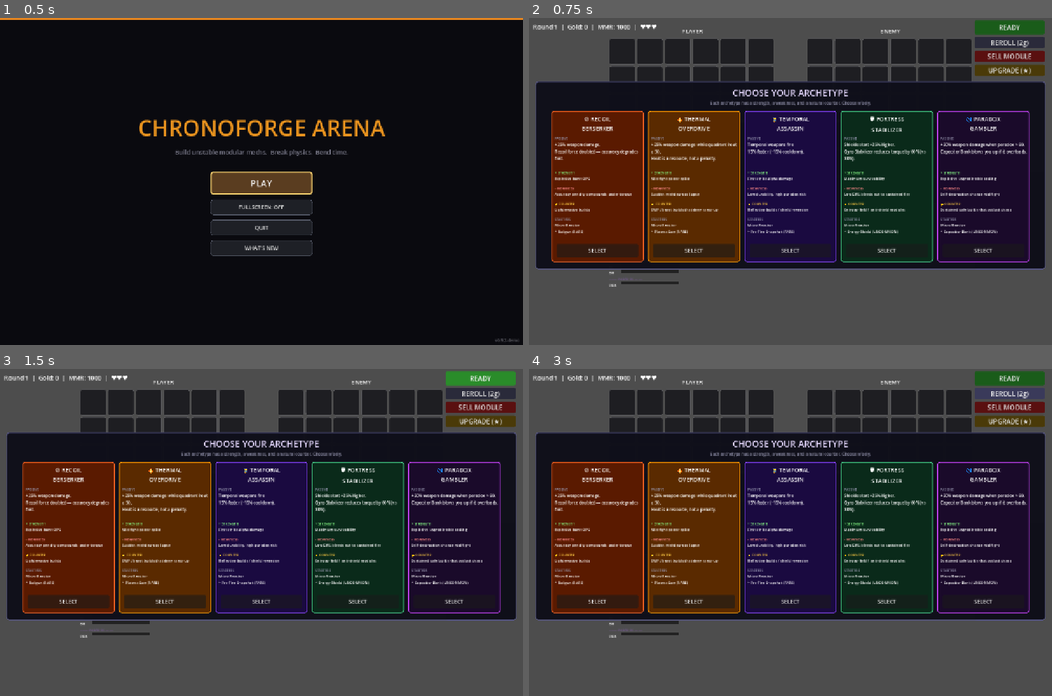
Above: before the commit, frames 1-4 (two rows, left to right).
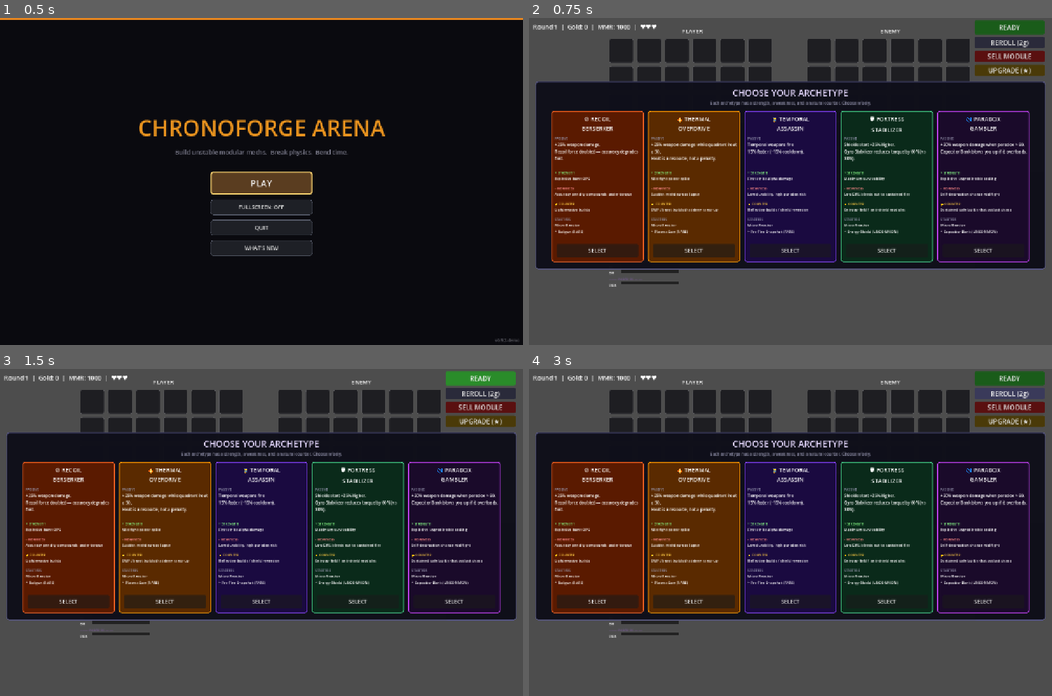
Above: after the commit, the same moments.

Repository: bbayram-l/ChroneForge-Arena
Game: Godot game, scene res://scenes/MainMenu.tscn
The game is run twice, just before and just after one commit, with the same random seed, the same clock (stepped at 60 frames per second) and the same inputs.
Inputs:
- Up to frame 1 (0.5 s): no input
- Up to frame 2 (0.75 s): click "PLAY" at 0.5 s
- Up to frame 3 (1.5 s): click "READY" at 1.25 s
- Up to frame 4 (3 s): click "READY" at 2 s; click "REROLL (2g)" at 2.75 s

Frame 1 is identical in both runs. In frame 2, 0.6% of the frame differs, in the area x 15-85%, y 6-20%; in frame 3, 0.6%; in frame 4, 0.6%.

Commit message:
Verify module cables and grid shape

Diff:
--- /dev/null
+++ b/missions/tmp_grid_click_sanity.json
@@ -0,0 +1,19 @@
+[
+  {
+    "id": "codex_grid_click_sanity",
+    "name": "Codex: Grid Click Sanity",
+    "goal": "Ensure grid interactions still work after cable draw-order update",
+    "estimated_time_sec": 10,
+    "tier_required": 2,
+    "steps": [
+      {"action": "call_method", "node": "MainMenu", "method": "_on_play", "args": []},
+      {"action": "wait", "ms": 900},
+      {"action": "call_method", "node": "Main", "method": "_on_archetype_selected", "args": ["FORTRESS_STABILIZER"]},
+      {"action": "wait", "ms": 400},
+      {"action": "grid_click", "grid": "player", "x": 2, "y": 2},
+      {"action": "grid_click", "grid": "player", "x": 3, "y": 2},
+      {"action": "check_errors", "label": "grid_click_errors"},
+      {"action": "runtime_info"}
+    ]
+  }
+]
--- a/scripts/ui/MechGridView.gd
+++ b/scripts/ui/MechGridView.gd
@@ -9,8 +9,9 @@
 signal cell_hovered(pos: Vector2i)
 signal cell_unhovered
 
-const CELL_SIZE: int = 64
-const CELL_GAP:  int = 4
+const CELL_SIZE: int = 60
+const CELL_GAP:  int = 8
+const MODULE_ART_PATH_FMT: String = "res://assets/modules/%s.png"
 
 const CATEGORY_COLORS: Dictionary = {
 	Module.Category.STRUCTURAL: Color("6b5a3e"),
@@ -59,6 +60,7 @@
 var _cable_leaf_tips: PackedVector2Array = PackedVector2Array()
 var _struct_lines: Array     = []           # [{a,b,c,w}]
 var _struct_rivets: Array    = []           # [{p,r}]
+var _module_texture_cache: Dictionary = {}  # module_id -> Texture2D|null
 
 # ── Lifecycle ───────────────────────────────────────────────────────────────
 
@@ -106,14 +108,50 @@
 			var panel := Panel.new()
 			panel.position = Vector2(float(x * step), float(y * step))
 			panel.size     = Vector2(float(CELL_SIZE), float(CELL_SIZE))
+			panel.clip_contents = true
 			_apply_style(panel, EMPTY_COLOR)
 
+			var art := TextureRect.new()
+			art.name = "Art"
+			art.set_anchors_and_offsets_preset(Control.PRESET_FULL_RECT)
+			art.offset_left = 1.0
+			art.offset_top = 1.0
+			art.offset_right = -1.0
+			art.offset_bottom = -1.0
+			art.expand_mode = TextureRect.EXPAND_IGNORE_SIZE
+			art.stretch_mode = TextureRect.STRETCH_KEEP_ASPECT_COVERED
+			art.mouse_filter = MOUSE_FILTER_IGNORE
+			panel.add_child(art)
+
+			var info_bg := ColorRect.new()
+			info_bg.name = "InfoBg"
+			info_bg.anchor_left = 0.0
+			info_bg.anchor_top = 1.0
+			info_bg.anchor_right = 1.0
+			info_bg.anchor_bottom = 1.0
+			info_bg.offset_left = 1.0
+			info_bg.offset_top = -18.0
+			info_bg.offset_right = -1.0
+			info_bg.offset_bottom = -1.0
+			info_bg.color = Color(0.04, 0.05, 0.06, 0.72)
+			info_bg.mouse_filter = MOUSE_FILTER_IGNORE
+			panel.add_child(info_bg)
+
 			var label := Label.new()
+			label.name = "InfoLabel"
 			label.set_anchors_and_offsets_preset(Control.PRESET_FULL_RECT)
 			label.horizontal_alignment = HORIZONTAL_ALIGNMENT_CENTER
-			label.vertical_alignment   = VERTICAL_ALIGNMENT_CENTER
+			label.vertical_alignment   = VERTICAL_ALIGNMENT_BOTTOM
+			label.offset_left          = 2.0
+			label.offset_top           = 2.0
+			label.offset_right         = -2.0
+			label.offset_bottom        = -2.0
 			label.autowrap_mode        = TextServer.AUTOWRAP_WORD_SMART
-			label.add_theme_font_size_override("font_size", 10)
+			label.add_theme_font_size_override("font_size", 8)
+			label.add_theme_color_override("font_color", Color(0.95, 0.96, 0.98))
+			label.add_theme_color_override("font_outline_color", Color(0.02, 0.02, 0.02, 0.95))
+			label.add_theme_constant_override("outline_size", 2)
+			label.mouse_filter = MOUSE_FILTER_IGNORE
 			panel.add_child(label)
 
 			var pos := Vector2i(x, y)
@@ -275,7 +313,7 @@
 		var speed: float = float(seg["speed"])
 		var is_leaf_tip: bool = bool(seg["leaf_tip"])
 		var pulse: float = 0.5 + 0.5 * sin((_anim_time * speed * TAU) + phase)
-		var w_shell: float = 4.4 * th
+		var w_shell: float = 5.2 * th
 		var w_hilite: float = 1.0 * th
 		var shadow_pts := _offset_polyline(pts, Vector2(1.4, 1.4))
 		draw_polyline(shadow_pts, Color(0, 0, 0, 0.26), w_shell + 2.0, true)
@@ -294,13 +332,22 @@
 		draw_circle(pulse_pos, pulse_r, pulse_col)
 		draw_circle(pulse_pos, pulse_r * 0.46, Color(0.96, 1.0, 1.0, 0.45))
 
+		# Edge sockets at both ends keep cable readability high in tight builds.
+		var start_p: Vector2 = pts[0]
+		var end_p: Vector2 = pts[pts.size() - 1]
+		var sock_r: float = 1.15 + th * 1.25
+		draw_circle(start_p, sock_r + 0.45, Color(0.06, 0.08, 0.10, 0.90))
+		draw_circle(end_p, sock_r + 0.45, Color(0.06, 0.08, 0.10, 0.90))
+		draw_circle(start_p, sock_r, Color(0.76, 0.88, 0.98, 0.48))
+		draw_circle(end_p, sock_r, Color(0.76, 0.88, 0.98, 0.48))
+
 	for node_pos: Vector2 in _cable_nodes_px:
 		draw_circle(node_pos, 2.4, Color(0.13, 0.16, 0.20, 0.96))
 		draw_circle(node_pos, 1.1, Color(0.76, 0.86, 0.94, 0.60))
 
 	var leaf_glow: float = 0.5 + 0.5 * sin(_anim_time * 4.5)
 	for tip_pos: Vector2 in _cable_leaf_tips:
-		draw_circle(tip_pos, 1.35, Color(0.72, 0.88, 1.0, 0.18 + 0.20 * leaf_glow))
+		draw_circle(tip_pos, 1.8, Color(0.72, 0.88, 1.0, 0.18 + 0.20 * leaf_glow))
 
 ## Rebuild all geometry used by overlay rendering.
 ## Heavy work happens only when grid contents change; draw loop reuses this cache.
@@ -370,6 +417,16 @@
 	var depths: Array = info["depths"]
 	var child_counts: Array = info["child_counts"]
 	var max_depth: int = int(info["max_depth"])
+	var degrees: Array = []
+	degrees.resize(nodes.size())
+	for i in range(nodes.size()):
+		degrees[i] = 0
+	for edge_v in tree_edges:
+		var edge: Dictionary = edge_v
+		var p_i: int = int(edge["parent"])
+		var c_i: int = int(edge["child"])
+		degrees[p_i] = int(degrees[p_i]) + 1
+		degrees[c_i] = int(degrees[c_i]) + 1
 
 	for edge_v in tree_edges:
 		var edge: Dictionary = edge_v
@@ -390,7 +447,8 @@
 		_append_branch_segment(start, end, thickness, seed, false)
 
 	if tree_edges.is_empty():
-		_append_leaf_segments(root_idx, -1, nodes, depths, max_depth)
+		var root_room: int = maxi(0, 2 - int(degrees[root_idx]))
+		_append_leaf_segments(root_idx, -1, nodes, depths, max_depth, root_room)
 		return
 
 	for i in range(nodes.size()):
@@ -404,7 +462,8 @@
 			if int(edge["child"]) == i:
 				parent_idx = int(edge["parent"])
 				break
-		_append_leaf_segments(i, parent_idx, nodes, depths, max_depth)
+		var room: int = maxi(0, 2 - int(degrees[i]))
+		_append_leaf_segments(i, parent_idx, nodes, depths, max_depth, room)
 
 func _collect_module_nodes() -> Array:
 	var grouped: Dictionary = {}
@@ -434,9 +493,17 @@
 		if count <= 0:
 			continue
 		var sum: Vector2 = entry["sum"]
+		var center: Vector2 = sum / float(count)
+		# Small deterministic offset prevents mirrored perfect symmetry.
+		var cx_i: int = int(round(center.x))
+		var cy_i: int = int(round(center.y))
+		var nudge := Vector2(
+			(_rand01(module_id ^ cx_i, 701) * 2.0 - 1.0) * 2.3,
+			(_rand01(module_id ^ cy_i, 709) * 2.0 - 1.0) * 2.3
+		)
 		nodes.append({
 			"id": module_id,
-			"center": sum / float(count),
+			"center": center + nudge,
 		})
 	return nodes
 
@@ -462,38 +529,63 @@
 	if nodes.size() <= 1:
 		return edges
 
-	var connected: Array = [root_idx]
+	# Degree-capped path growth:
+	# always extend from one of two current chain endpoints.
+	# This guarantees every node has <= 2 cable connections.
+	var left_end: int = root_idx
+	var right_end: int = root_idx
+	var degrees: Array = []
+	degrees.resize(nodes.size())
+	for i in range(nodes.size()):
+		degrees[i] = 0
 	var remaining: Dictionary = {}
 	for i in range(nodes.size()):
 		if i != root_idx:
 			remaining[i] = true
 
 	while not remaining.is_empty():
+		var best_side: int = -1 # 0 = left, 1 = right
 		var best_parent: int = -1
 		var best_child: int = -1
 		var best_score: float = 1e20
 
-		for p_v in connected:
-			var p: int = int(p_v)
+		var rem_keys: Array = remaining.keys()
+		rem_keys.sort()
+		for side in [0, 1]:
+			var p: int = left_end if side == 0 else right_end
+			if int(degrees[p]) >= 2:
+				continue
 			var p_node: Dictionary = nodes[p]
 			var p_center: Vector2 = p_node["center"]
-			var rem_keys: Array = remaining.keys()
-			rem_keys.sort()
 			for c_v in rem_keys:
 				var c: int = int(c_v)
 				var c_node: Dictionary = nodes[c]
 				var c_center: Vector2 = c_node["center"]
 				var axis_pen: float = 0.08 * float(min(abs(p_center.x - c_center.x), abs(p_center.y - c_center.y)))
-				var score: float = p_center.distance_to(c_center) + axis_pen
+				var asym_seed: int = _hash_int(
+					(p + 1) * 92821
+					^ (c + 1) * 68917
+					^ int(p_center.x) * 19349663
+					^ int(c_center.y) * 83492791
+					^ side * 97531
+				)
+				var asym_noise: float = (_rand01(asym_seed, 73) - 0.5) * 7.0
+				var score: float = p_center.distance_to(c_center) + axis_pen + asym_noise
 				if score < best_score:
 					best_score = score
+					best_side = side
 					best_parent = p
 					best_child = c
 
 		if best_child < 0:
 			break
 		edges.append({"parent": best_parent, "child": best_child})
-		connected.append(best_child)
+		degrees[best_parent] = int(degrees[best_parent]) + 1
+		degrees[best_child] = int(degrees[best_child]) + 1
+		if best_side == 0:
+			left_end = best_child
+		else:
+			right_end = best_child
 		remaining.erase(best_child)
 
 	return edges
@@ -535,8 +627,10 @@
 	var perp := Vector2(-dir.y, dir.x)
 	var node_id: int = int(node["id"])
 	var salt: int = (17 if from_parent else 29) + parent_idx * 97 + child_idx * 151 + node_id
-	var jitter: float = (_rand01(node_id, salt) * 2.0 - 1.0) * 4.5
-	return center + dir * (float(CELL_SIZE) * 0.34) + perp * jitter
+	var jitter: float = (_rand01(node_id, salt) * 2.0 - 1.0) * (float(CELL_SIZE) * 0.085)
+	# Push anchors slightly into the inter-cell gap so cables remain visible.
+	var out_to_gap: float = float(CELL_SIZE) * 0.5 + float(CELL_GAP) * 0.28
+	return center + dir * out_to_gap + perp * jitter
 
 func _append_branch_segment(start: Vector2, end: Vector2, thickness: float, seed: int, leaf_tip: bool) -> void:
 	var delta := end - start
@@ -545,13 +639,20 @@
 		return
 	var dir := delta / len
 	var perp := Vector2(-dir.y, dir.x)
-	var side: float = -1.0 if _rand01(seed, 11) < 0.5 else 1.0
-	var bend: float = lerpf(3.2, 9.0, _rand01(seed, 13)) * side
+	var spatial_seed: int = _hash_int(
+		seed
+		^ int(start.x * 37.0) * 73856093
+		^ int(start.y * 41.0) * 19349663
+		^ int(end.x * 43.0) * 83492791
+		^ int(end.y * 47.0) * 265443576
+	)
+	var side: float = -1.0 if _rand01(spatial_seed, 11) < 0.5 else 1.0
+	var bend: float = lerpf(4.4, 12.8, _rand01(spatial_seed, 13)) * side
 	if len > float(CELL_SIZE + CELL_GAP):
 		bend *= 1.25
 	var mid := (start + end) * 0.5 + perp * bend
-	var lead_t: float = 0.38 + _rand01(seed, 17) * 0.12
-	var tail_t: float = 0.50 + _rand01(seed, 19) * 0.12
+	var lead_t: float = 0.36 + _rand01(spatial_seed, 17) * 0.15
+	var tail_t: float = 0.48 + _rand01(spatial_seed, 19) * 0.15
 	var pts := PackedVector2Array([
 		start,
 		start.lerp(mid, lead_t),
@@ -562,14 +663,16 @@
 	_cable_segments.append({
 		"pts": pts,
 		"thickness": thickness,
-		"phase": _rand01(seed, 23) * TAU,
-		"speed": lerpf(0.20, 0.46, _rand01(seed, 29)),
+		"phase": _rand01(spatial_seed, 23) * TAU,
+		"speed": lerpf(0.20, 0.46, _rand01(spatial_seed, 29)),
 		"leaf_tip": leaf_tip,
 	})
 	if leaf_tip:
 		_cable_leaf_tips.append(end)
 
-func _append_leaf_segments(node_idx: int, parent_idx: int, nodes: Array, depths: Array, max_depth: int) -> void:
+func _append_leaf_segments(node_idx: int, parent_idx: int, nodes: Array, depths: Array, max_depth: int, max_extra_connections: int) -> void:
+	if max_extra_connections <= 0:
+		return
 	var node: Dictionary = nodes[node_idx]
 	var center: Vector2 = node["center"]
 	var outward := Vector2.RIGHT
@@ -585,6 +688,9 @@
 	var node_id: int = int(node["id"])
 	var base_seed: int = _hash_int(node_id ^ (node_idx + 3) * 809 ^ (parent_idx + 11) * 1237)
 	var leaf_count: int = 1 + int(_rand01(base_seed, 31) > 0.64)
+	leaf_count = mini(leaf_count, max_extra_connections)
+	if leaf_count <= 0:
+		return
 
 	for i in range(leaf_count):
 		var seed: int = _hash_int(base_seed ^ (i + 1) * 2971)
@@ -674,7 +780,9 @@
 		return
 	var cell:  GridCell = _current_grid.get_cell(pos)
 	var panel: Panel    = _panels[pos.y][pos.x]
-	var label: Label    = panel.get_child(0)
+	var art: TextureRect = panel.get_node("Art") as TextureRect
+	var info_bg: ColorRect = panel.get_node("InfoBg") as ColorRect
+	var label: Label = panel.get_node("InfoLabel") as Label
 
 	var base: Color = EMPTY_COLOR if cell.is_empty() else CATEGORY_COLORS.get(cell.module.category, EMPTY_COLOR)
 	if not cell.is_empty() and cell.module.disabled:
@@ -710,10 +818,32 @@
 
 	_apply_style(panel, final_color, overlay_border, overlay_border_w)
 	if cell.is_empty():
+		if art != null:
+			art.texture = null
+			art.visible = false
+		if info_bg != null:
+			info_bg.visible = false
 		label.text = ""
 	else:
+		if art != null:
+			var tex: Texture2D = _get_module_texture(cell.module.id)
+			art.texture = tex
+			art.visible = tex != null
+			art.modulate = Color(1.0, 1.0, 1.0, 0.40 if cell.module.disabled else 0.96)
 		var stars := "★".repeat(cell.module.star_level - 1)
 		label.text = cell.module.display_name + ("\n" + stars if stars else "")
+		if info_bg != null:
+			info_bg.visible = true
+
+func _get_module_texture(module_id: String) -> Texture2D:
+	if _module_texture_cache.has(module_id):
+		return _module_texture_cache[module_id] as Texture2D
+	var path: String = MODULE_ART_PATH_FMT % module_id
+	var tex: Texture2D = null
+	if ResourceLoader.exists(path):
+		tex = load(path) as Texture2D
+	_module_texture_cache[module_id] = tex
+	return tex
 
 func _apply_style(panel: Panel, color: Color, border: Color = Color.TRANSPARENT, border_w: int = 1) -> void:
 	var style := StyleBoxFlat.new()
--- a/scripts/ui/ShopPanel.gd
+++ b/scripts/ui/ShopPanel.gd
@@ -12,6 +12,7 @@
 const GAP:             int   = 8
 const IMAGE_H:         int   = 56
 const DRAG_THRESHOLD:  float = 8.0
+const MODULE_ART_PATH_FMT: String = "res://assets/modules/%s.png"
 
 const RARITY_COLORS: Dictionary = {
 	Module.Rarity.COMMON:    Color("282828"),
@@ -27,6 +28,7 @@
 var _player_grid:   MechGrid          = null
 var _cost_labels:   Dictionary        = {}   # Module → Label
 var _hover_mod:     Module            = null
+var _module_texture_cache: Dictionary = {}   # module_id -> Texture2D|null
 
 # Drag / click state
 var _pressed_mod:      Module  = null
@@ -130,12 +132,12 @@
 	img_bg.clip_contents = true
 	card.add_child(img_bg)
 
-	var img_path := "res://assets/modules/%s.png" % mod.id
-	if ResourceLoader.exists(img_path):
+	var tex: Texture2D = _get_module_texture(mod.id)
+	if tex != null:
 		var img := TextureRect.new()
 		# Fill the img_bg completely — no manual coordinate math needed.
 		img.set_anchors_and_offsets_preset(Control.PRESET_FULL_RECT)
-		img.texture      = load(img_path)
+		img.texture      = tex
 		img.stretch_mode = TextureRect.STRETCH_KEEP_ASPECT_COVERED
 		img.mouse_filter = MOUSE_FILTER_IGNORE
 		img_bg.add_child(img)   # child of img_bg, not card
@@ -239,6 +241,16 @@
 	if mod.paradox_rate   > 0.0: parts.append("PDX +%.0f/s" % mod.paradox_rate)
 	if parts.is_empty():         parts.append(mod.description.substr(0, 55))
 	return "\n".join(parts)
+
+func _get_module_texture(module_id: String) -> Texture2D:
+	if _module_texture_cache.has(module_id):
+		return _module_texture_cache[module_id] as Texture2D
+	var path: String = MODULE_ART_PATH_FMT % module_id
+	var tex: Texture2D = null
+	if ResourceLoader.exists(path):
+		tex = load(path) as Texture2D
+	_module_texture_cache[module_id] = tex
+	return tex
 
 
 func _apply_card_style(card: Panel, rarity: Module.Rarity, selected: bool, hovered: bool) -> void:
Binary file changed: missions/reports/codex_main_scene_cables/main_scene_after_archetype.png
Not shown, added: missions/reports/codex_main_scene_cables/main_scene_after_archetype.png.import
Not shown, added: missions/reports/codex_main_scene_cables/main_scene_after_play.png.import
Not shown, changed: missions/reports/OVERALL.md
Not shown, added: missions/reports/codex_grid_click_sanity/report-2026-03-07T16-21-24.md
Not shown, added: missions/reports/codex_grid_click_sanity/report-2026-03-07T16-23-56.md
Not shown, added: missions/reports/codex_main_scene_cables/report-2026-03-07T16-20-21.md
Not shown, added: missions/reports/codex_main_scene_cables/report-2026-03-07T16-20-55.md
Not shown, added: missions/reports/codex_main_scene_cables/report-2026-03-07T16-23-43.md
Not shown, added: missions/reports/codex_main_scene_cables/report-2026-03-07T16-25-22.md
Not shown, added: missions/reports/codex_main_scene_cables/report-2026-03-07T16-25-55.md
Not shown, added: missions/reports/codex_main_scene_cables/report-2026-03-07T16-31-34.md
